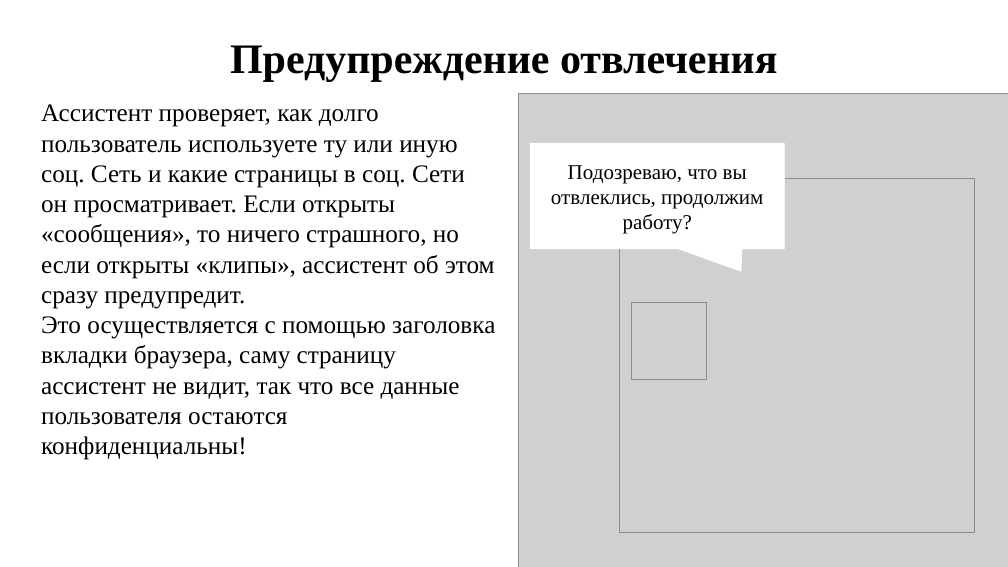
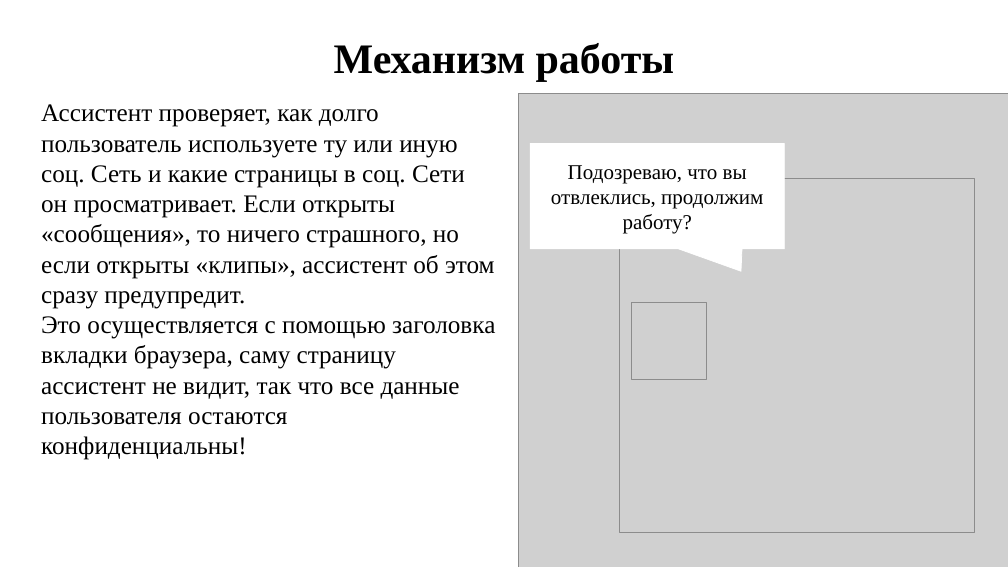
Before and after one commit to DronSyperlol/VirtualCurator, a slide deck: slide 10 of Docs/Куратор - виртуальный куратор.pptx. Drawn at 1008x567 pixels with LibreOffice and Linux fonts; fonts in the diff are those of the drawing; grey boxes stand for pictures. Boxes give left, top, right and bottom in pixels: in the first picture for what was removed or moved away, otherwise in the second. Text is boxed around its words. In the diff, an @@ line names an element or a change of style, - is before the commit and + after.

```diff
--- a/Docs/Куратор - виртуальный куратор.pptx
+++ b/Docs/Куратор - виртуальный куратор.pptx
@@ text at <box>334,43,675,81</box>: text changed @@
-Предупреждение отвлечения
+Механизм работы
```
Also in this commit, not shown: 2 other slides changed, 1 slide added.
